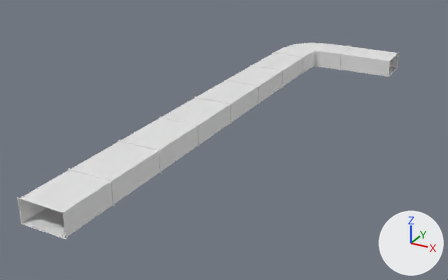
One commit to the FBX model ThereIsNoBox_GamePrototype/Assets/Environment/Meshes/Entrance Hall/EH_Vent.fbx: the scene before it, then after it.
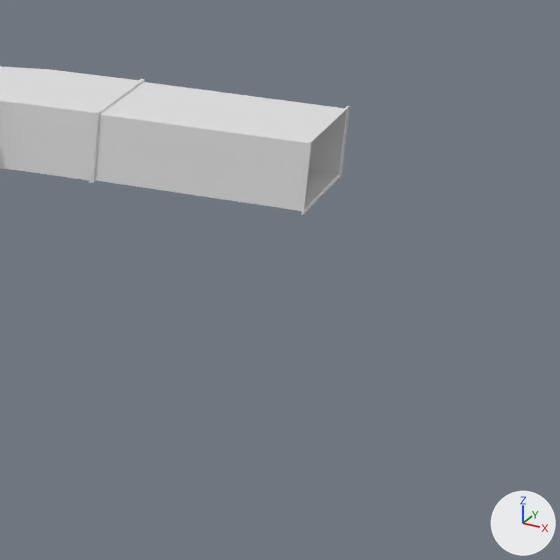
Each version appears first whole from a camera (50 mm lens) standing at (2.424, -2.217, 1.858) and looking at (0.199, 1.829, -0.165), and next in a close-up on the part from 71% to 100% of the width and 10% to 56% of the height. The lights are fixed; the arrows at lower right show +X, +Y and +Z. The last two pictures show the newer version.

In view in the first close-up: 'EH_Vent'.
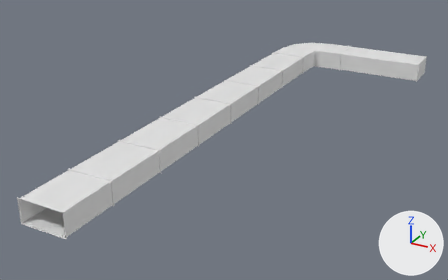
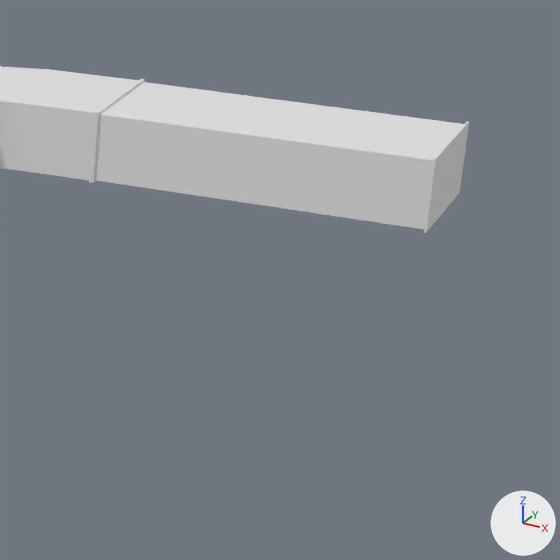
The newer file is also turned or shifted as a whole; pictures and numbers use the older file's frame.

Where the change shows, as pixel boxes [x1, y1, x2, y2] in the close-ups (560 x 560 px; the box of a moved part takes in the faces that stretch with it):
'EH_Vent', reshaped: before [0, 66, 350, 215]; after [0, 66, 469, 233]
part 1 of me_cube_009, moved or reshaped: before [300, 148, 309, 207]; after [423, 122, 469, 232]

What changed in the scene script:
```text
Change me_cube_009:
    used by ob_eh_vent; location = (0.0, 0.0, 0.0)
    remove me_cube_009.from_pydata(...)  # 672 vertices, 494 faces; spans x -0.18..0.98, y 0.0..4.2, z -0.09..0.09
    add me_cube_009.from_pydata(...)  # 672 vertices, 495 faces; spans x -0.18..1.27, y 0.0..4.2, z -0.09..0.09
    me_cube_009 part 1
    32 vertices in x 0.97..0.98, y 3.85..4.2, z -0.09..0.09 move by (0.28, 0.0, 0.0)
    4 vertices in x 0.98, y 3.85..4.2, z -0.09..0.09 move by (0.29, 0.0, 0.0)
    1 new face joins them
```
